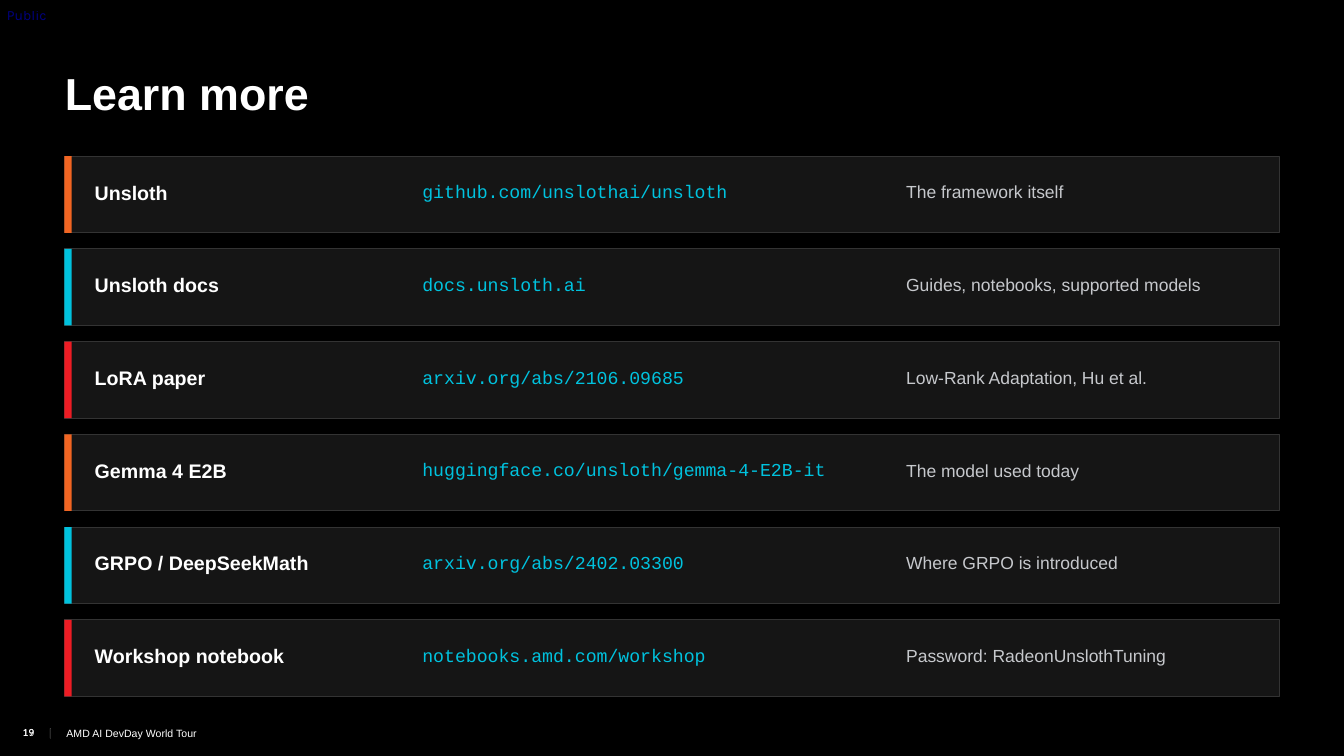
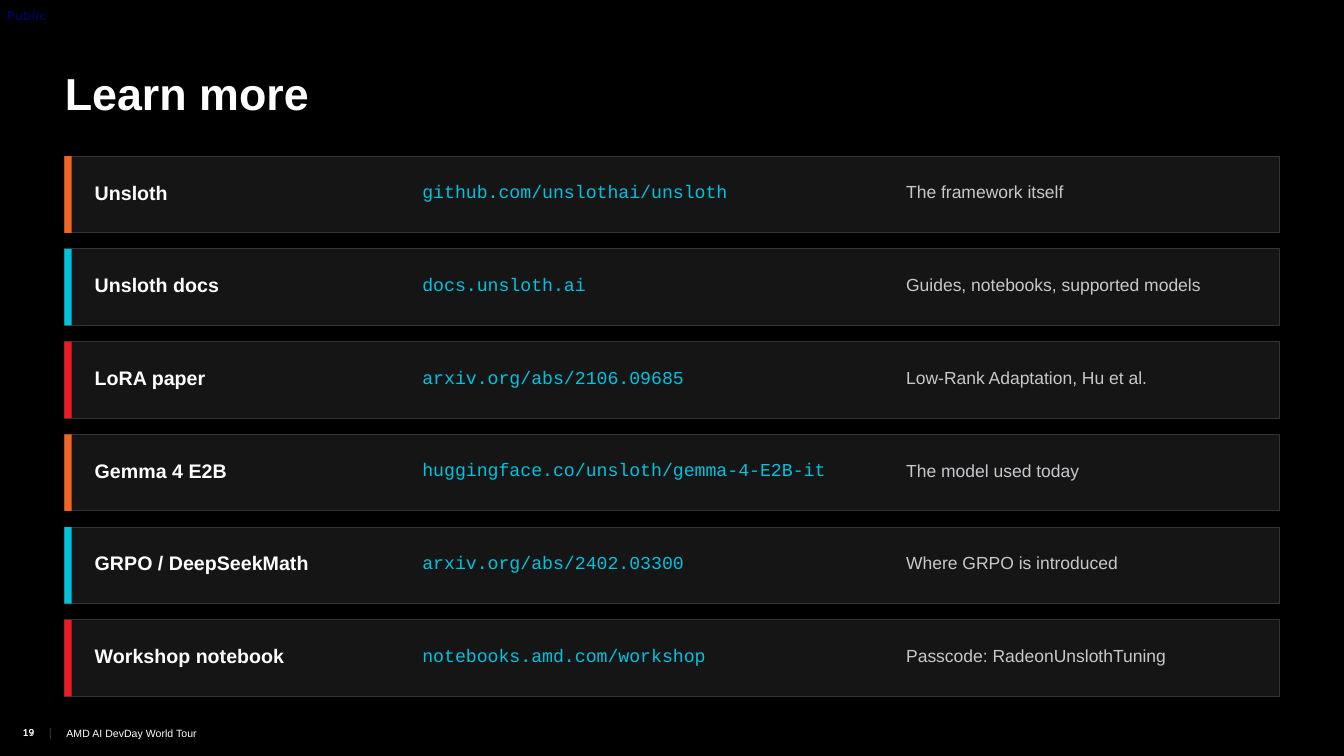
Before and after one commit to TwelveNights/Unsloth-RL-Workshop-on-Radeon, a slide deck: slide 19 of docs/AMD-Unsloth-GRPO-Fine-tuning1.pptx. Drawn at 1344x756 pixels with LibreOffice and Linux fonts; fonts in the diff are those of the drawing; background and template pictures are left out. Boxes give left, top, right and bottom in pixels: in the first picture for what was removed or moved away, otherwise in the second. Text is boxed around its words. In the diff, an @@ line names an element or a change of style, - is before the commit and + after.

Commit message:
Update deck for the current portal and notebook; add event slides
Portal (notebooks.amd.com/workshop) now signs in with an AMD AI Developer
Program account and asks for the passcode on the Unsloth card:
- Slide 14 steps: open the portal, sign in, pick Unsloth and enter the
  passcode. New screenshot of the current card page.
- Slides 3 and 19 say "Passcode" instead of "Password".

Notebook restructure:
- Slide 16 screenshot taken on a Radeon Cloud gfx1100 session showing the
  toy GRPO cell; slides 16 and 18 no longer mention a separate warmup cell.

Also:
- "Radeon PRO W7900D" is now "Radeon PRO W7900" throughout.
- Adds the AI DevDay World Tour Jenga slide and the Seoul session feedback
  survey from the Seoul DevDay copy of this deck.
- PDF re-exported from PowerPoint.

```diff
--- a/docs/AMD-Unsloth-GRPO-Fine-tuning1.pptx
+++ b/docs/AMD-Unsloth-GRPO-Fine-tuning1.pptx
@@ text at box(906, 649, 1166, 666): text changed @@
-Password: RadeonUnslothTuning
+Passcode: RadeonUnslothTuning
```
Also in this commit, not shown: 9 other slides changed, 2 slides added, 2 other files.
